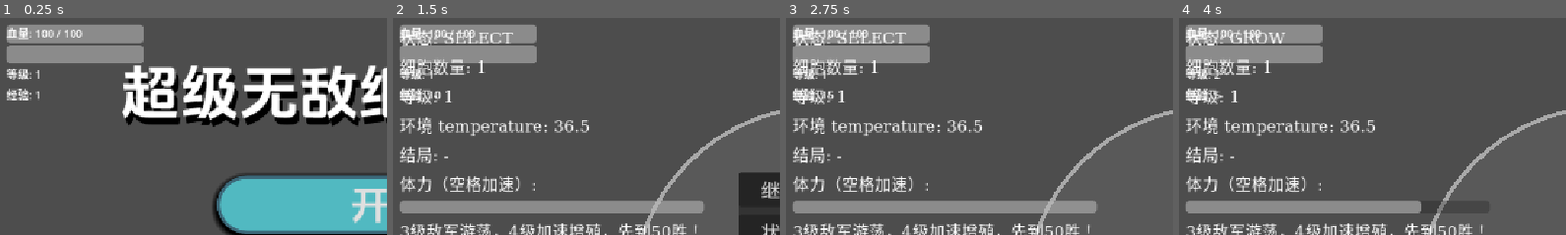
Above: before the commit, frames 1-4 (left to right).
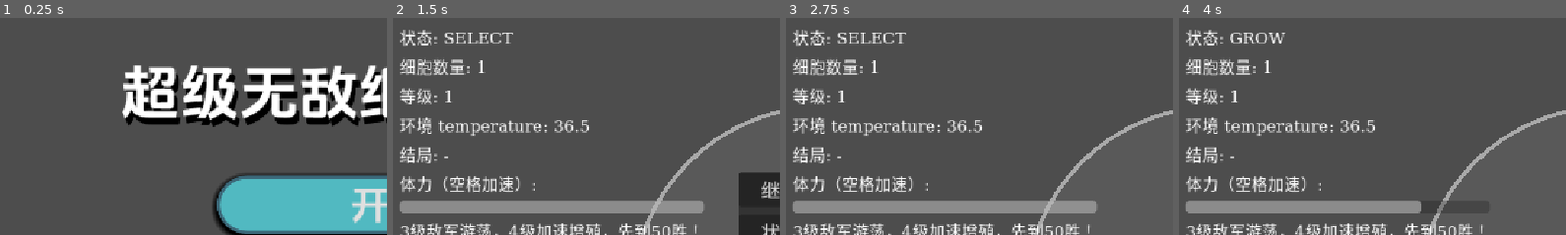
Above: after the commit, the same moments.

Repository: Galax121/-
Game: Godot game, scene res://main/Main.tscn
The game is run twice, just before and just after one commit, with the same random seed, the same clock (stepped at 60 frames per second) and the same inputs.
Inputs (mouse positions are % of the whole screen's width and height, from its top left):
- Up to frame 1 (0.25 s): no input
- Up to frame 2 (1.5 s): click "开始" at 0.5 s; click "暂停" at 1.25 s
- Up to frame 3 (2.75 s): click "继续" at 2 s
- Up to frame 4 (4 s): tap Enter (ui_accept) at 2.75, 3.02, 3.77 s; move the mouse to (72, 44) at 2.77 s; hold Right (ui_right) 2.78-3.53 s; hold Space 2.78-3.53 s; move the mouse to (30, 54) at 3.52 s; hold Down (ui_down) from 3.53 s (still down); tap Space at 3.6 s
The pictures show only the part of the screen within x 0-50%, y 0-50%; the shares and areas given below are measured in that part.

The runs differ from the first frame. In frame 1, 6.5% of the frame differs, in the area x 1-38%, y 3-39%; in frame 2, 6.1%; in frame 3, 6.1%; in frame 4, 6.1%.

Commit message:
Update Main.tscn

Diff:
--- a/main/Main.tscn
+++ b/main/Main.tscn
@@ -4,7 +4,6 @@
 [ext_resource type="PackedScene" uid="uid://bakjkikwjmoti" path="res://main/mainmenu.tscn" id="2_wbnyf"]
 [ext_resource type="Script" uid="uid://p35voiyf573i" path="res://systems/CellCombatStats.gd" id="3_5kcm4"]
 [ext_resource type="Script" uid="uid://dkrvtt1l4hnac" path="res://main/HudBars.gd" id="4_cmtxc"]
-[ext_resource type="Script" uid="uid://c31oxb3rkjvu4" path="res://main/HpHud.gd" id="5_tv7ag"]
 
 [node name="Main" type="Node2D" unique_id=634056561]
 script = ExtResource("1")
@@ -17,6 +16,7 @@
 script = ExtResource("3_5kcm4")
 
 [node name="CanvasLayer" type="CanvasLayer" parent="." unique_id=1272927485]
+visible = false
 script = ExtResource("4_cmtxc")
 
 [node name="MPBar" type="ProgressBar" parent="CanvasLayer" unique_id=627344487]
@@ -34,10 +34,3 @@
 [node name="HPBar" type="ProgressBar" parent="CanvasLayer" unique_id=1708946461]
 offset_right = 4.0
 offset_bottom = 27.0
-
-[node name="HPLayer" type="CanvasLayer" parent="." unique_id=458245649]
-script = ExtResource("5_tv7ag")
-
-[node name="HpLabel" type="Label" parent="HPLayer" unique_id=1747965457]
-offset_right = 40.0
-offset_bottom = 23.0
